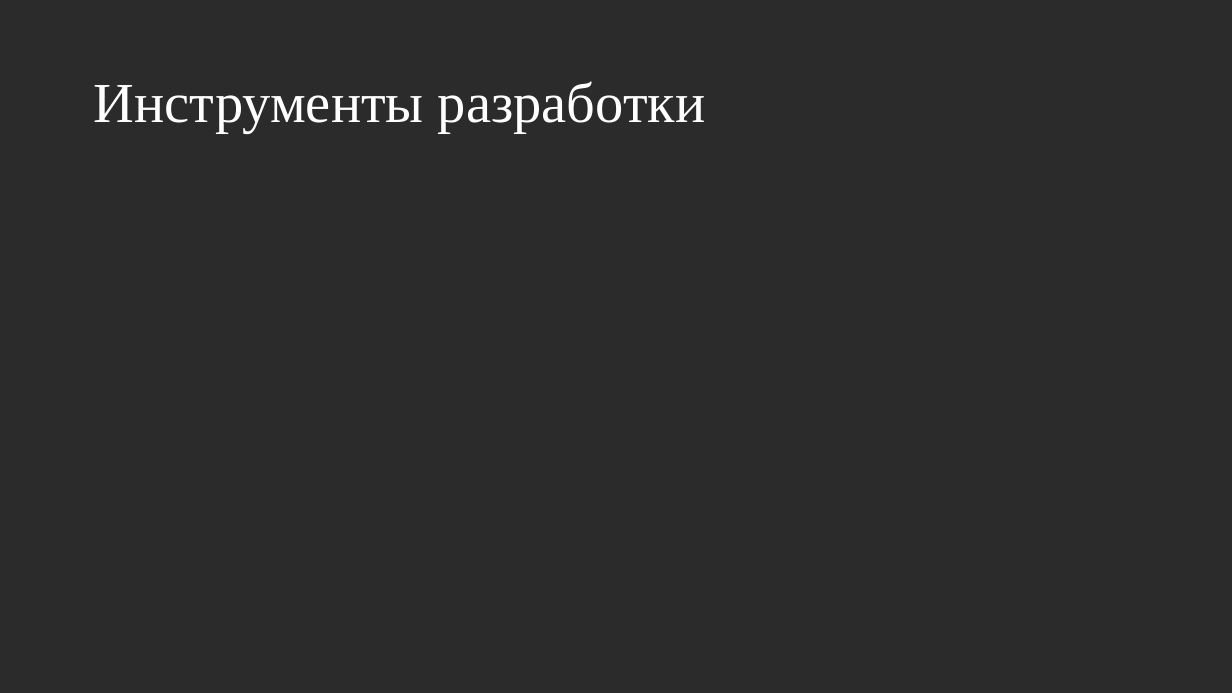
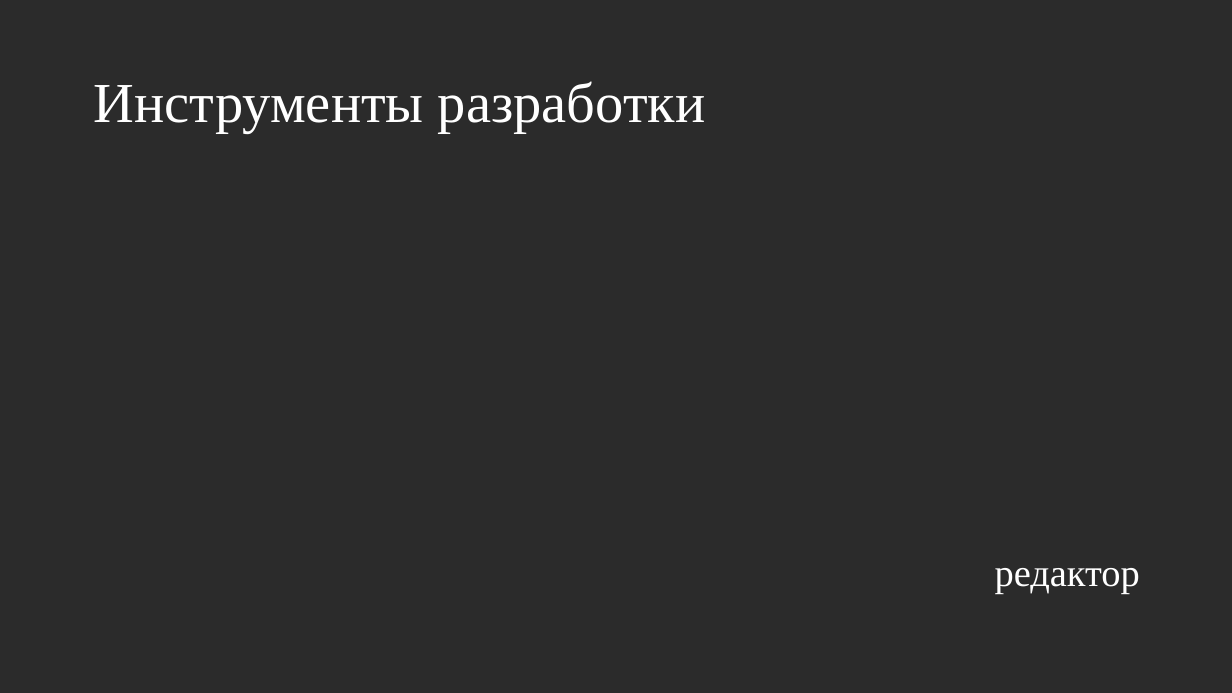
Before and after one commit to 12PAIN/SnakeIt, a slide deck: slide 8 of Report/Presentation.pptx. Drawn at 1232x693 pixels with LibreOffice and Linux fonts; fonts in the diff are those of the drawing; background and template pictures are left out; a plain dark background stands for a picture behind light text. Boxes give left, top, right and bottom in pixels: in the first picture for what was removed or moved away, otherwise in the second. Text is boxed around its words. In the diff, an @@ line names an element or a change of style, - is before the commit and + after.

```diff
--- a/Report/Presentation.pptx
+++ b/Report/Presentation.pptx
@@ text added at <box>995,568,1140,595</box>, 30 pt, text #FFFFFF @@
+редактор
```
Also in this commit, not shown: 3 other slides changed, 3 slides added, 1 slide removed, 1 other file.
